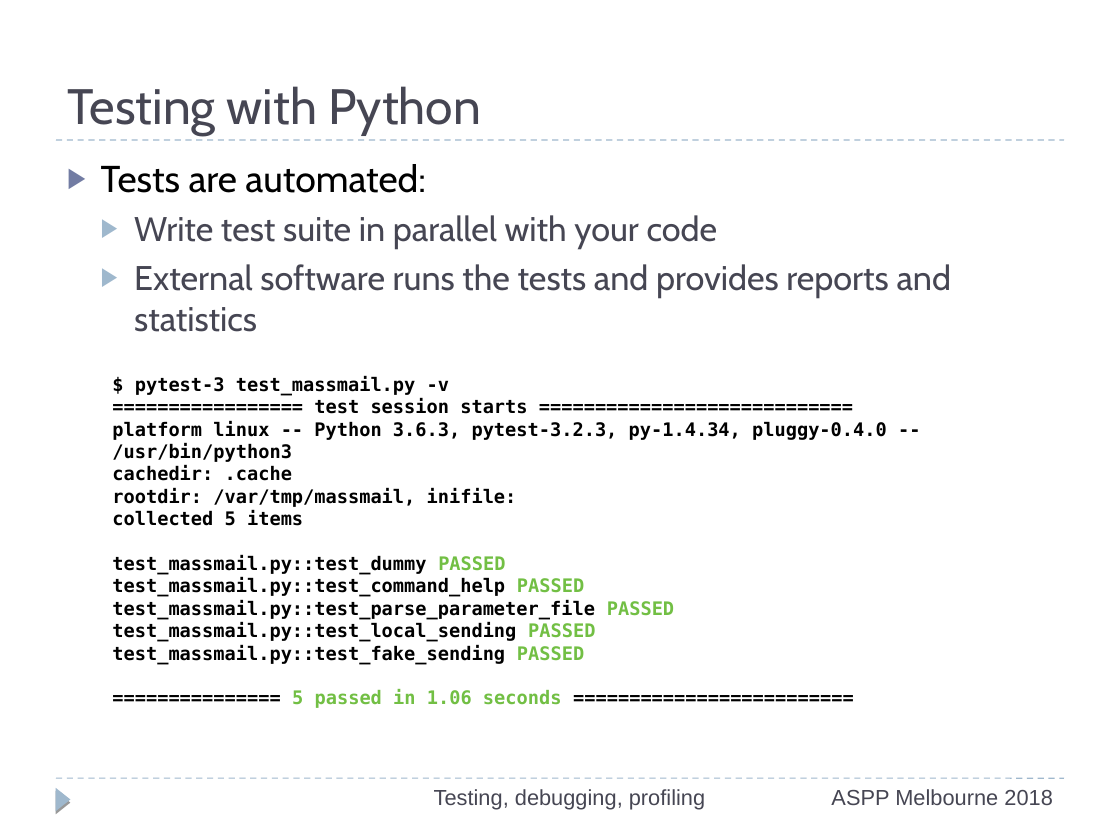
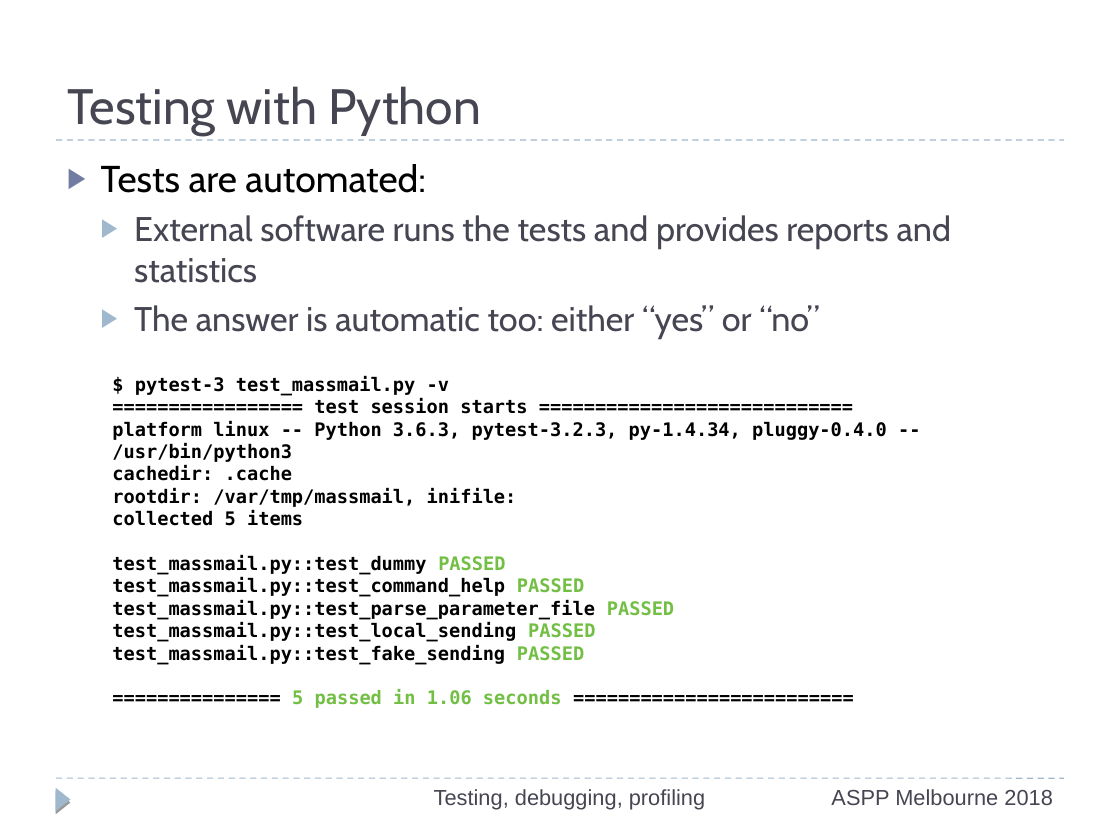
Before and after one commit to ASPP/testing_debugging_profiling, a slide deck: slide 20 of testing-debugging-profiling.odp. Drawn at 1120x840 pixels with LibreOffice and Linux fonts; fonts in the diff are those of the drawing. Boxes give left, top, right and bottom in pixels: in the first picture for what was removed or moved away, otherwise in the second. Text is boxed around its words. In the diff, an @@ line names an element or a change of style, - is before the commit and + after.

```diff
--- a/testing-debugging-profiling.odp
+++ b/testing-debugging-profiling.odp
@@ text at <box>134,215,718,250</box>: paragraph removed @@
-  ▶ Write test suite in parallel with your code
@@ text at <box>134,305,819,339</box>: paragraph added @@
+  ▶ The answer is automatic too: either “yes” or “no”
```
Also in this commit, not shown: 48 other slides changed.
